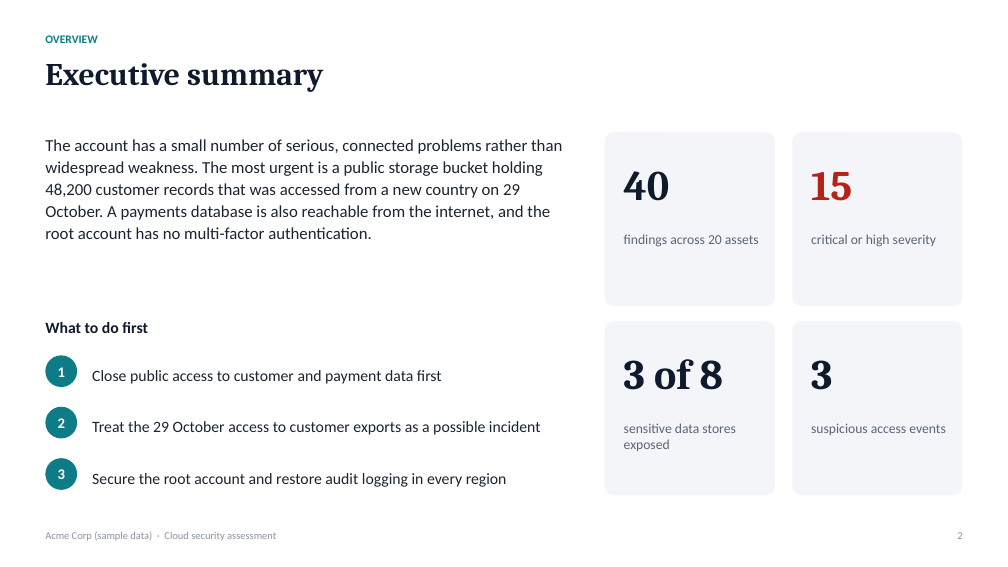
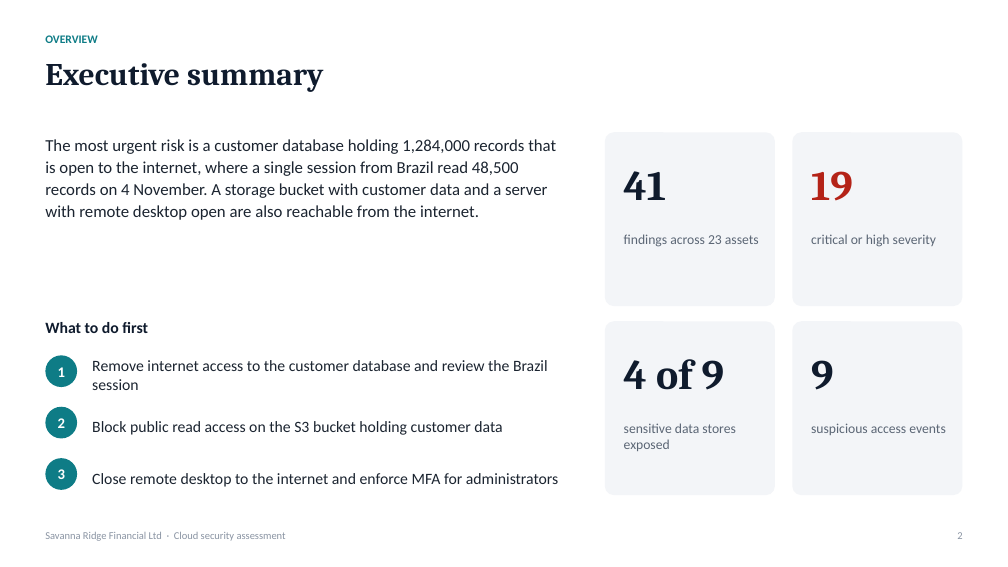
Before and after one commit to judie-paul/secassess-mcp, a slide deck: slide 2 of examples/sample_report.pptx. Drawn at 1008x567 pixels with LibreOffice and Linux fonts; fonts in the diff are those of the drawing. Boxes give left, top, right and bottom in pixels: in the first picture for what was removed or moved away, otherwise in the second. Text is boxed around its words. In the diff, an @@ line names an element or a change of style, - is before the commit and + after.

Commit message:
Check AI risk text for numbers, fix real-data layout, align skills with backend

```diff
--- a/examples/sample_report.pptx
+++ b/examples/sample_report.pptx
@@ text at bbox=[45, 139, 556, 220]: text changed @@
-The account has a small number of serious, connected problems rather than widespread weakness. The most urgent is a public storage bucket holding 48,200 customer records that was accessed from a new country on 29 October. A payments database is also reachable from the internet, and the root account has no multi-factor authentication.
+The most urgent risk is a customer database holding 1,284,000 records that is open to the internet, where a single session from Brazil read 48,500 records on 4 November. A storage bucket with customer data and a server with remote desktop open are also reachable from the internet.
@@ text at bbox=[624, 171, 666, 200]: text changed @@
-40
+41
@@ text at bbox=[811, 171, 853, 201]: text changed @@
-15
+19
@@ text at bbox=[624, 234, 759, 247]: text changed @@
-findings across 20 assets
+findings across 23 assets
@@ text at bbox=[624, 359, 724, 390]: text changed @@
-3 of 8
+4 of 9
@@ text at bbox=[92, 360, 548, 390]: text changed @@
-Close public access to customer and payment data first
+Remove internet access to the customer database and review the Brazil session
@@ text at bbox=[811, 360, 833, 390]: text changed @@
-3
+9
@@ text at bbox=[92, 421, 502, 435]: text changed @@
-Treat the 29 October access to customer exports as a possible incident
+Block public read access on the S3 bucket holding customer data
@@ text at bbox=[92, 473, 558, 487]: text changed @@
-Secure the root account and restore audit logging in every region
+Close remote desktop to the internet and enforce MFA for administrators
@@ text at bbox=[45, 532, 286, 541]: text changed @@
-Acme Corp (sample data) · Cloud security assessment
+Savanna Ridge Financial Ltd · Cloud security assessment
```
Also in this commit, not shown: 11 other slides changed, 14 other files.
